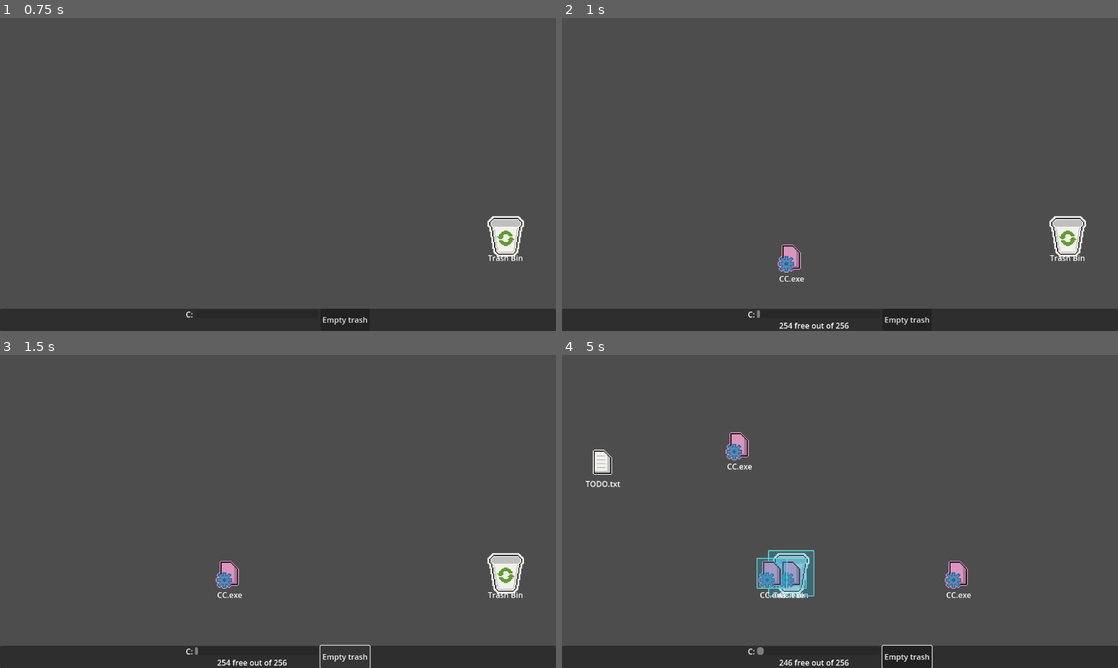
Above: before the commit, frames 1-4 (two rows, left to right).
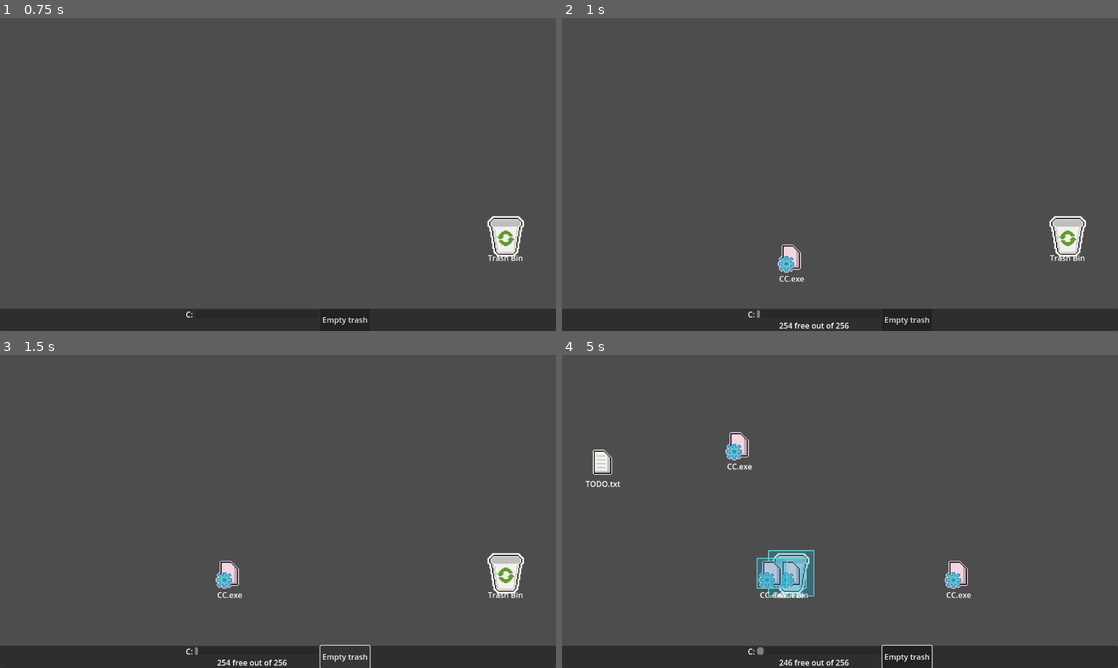
Above: after the commit, the same moments.

Repository: VileOar/ludum-dare-54
Game: Godot game, scene res://scenes/main.tscn
The game is run twice, just before and just after one commit, with the same random seed, the same clock (stepped at 60 frames per second) and the same inputs.
Inputs (mouse positions are in pixels of both pictures, inside the frame that each line leads up to):
- Up to frame 1 (0.75 s): click "Ok" at 0.5 s
- Up to frame 2 (1 s): no input
- Up to frame 3 (1.5 s): click "Empty trash" at 1.25 s
- Up to frame 4 (5 s): click "Empty trash" at 2 s; click "Empty trash" at 2.75 s; tap Enter at 3.5 s; drag from (1067, 574) to (789, 574) at 3.52 s; drag from (728, 527) to (789, 574) at 4.27 s

Frame 1 is identical in both runs. In frame 2, 0.3% of the frame differs, in the area x 38-43%, y 72-82%; in frame 3, 0.3%; in frame 4, 1.0%, in the area x 29-73%, y 24-75%.

Commit message:
added some more graphics

Diff:
--- a/assets/styles/select_stylebox.tres
+++ /dev/null
@@ -1,14 +0,0 @@
-[gd_resource type="StyleBoxTexture" load_steps=2 format=3 uid="uid://mywrcixpr5bb"]
-
-[ext_resource type="Texture2D" uid="uid://c0kt1jh1aw8dm" path="res://assets/gfx/panels/desktop_panels.png" id="1_1tuv6"]
-
-[resource]
-content_margin_left = 4.0
-content_margin_top = 4.0
-content_margin_right = 4.0
-content_margin_bottom = 4.0
-texture = ExtResource("1_1tuv6")
-texture_margin_left = 8.0
-texture_margin_top = 8.0
-texture_margin_right = 8.0
-texture_margin_bottom = 8.0
--- /dev/null
+++ b/assets/themes/default_theme.tres
@@ -0,0 +1,19 @@
+[gd_resource type="Theme" load_steps=3 format=3 uid="uid://cr14ypjrq1sus"]
+
+[ext_resource type="Texture2D" uid="uid://c0kt1jh1aw8dm" path="res://assets/gfx/panels/desktop_panels.png" id="1_xv5vh"]
+
+[sub_resource type="StyleBoxTexture" id="StyleBoxTexture_hast1"]
+content_margin_left = 4.0
+content_margin_top = 4.0
+content_margin_right = 4.0
+content_margin_bottom = 4.0
+texture = ExtResource("1_xv5vh")
+texture_margin_left = 8.0
+texture_margin_top = 8.0
+texture_margin_right = 8.0
+texture_margin_bottom = 8.0
+region_rect = Rect2(0, 0, 24, 24)
+
+[resource]
+SelectPanel/base_type = &"PanelContainer"
+SelectPanel/styles/panel = SubResource("StyleBoxTexture_hast1")
--- a/project.godot
+++ b/project.godot
@@ -24,6 +24,10 @@
 
 window/stretch/mode="viewport"
 
+[gui]
+
+theme/custom="res://assets/themes/default_theme.tres"
+
 [rendering]
 
 textures/canvas_textures/default_texture_filter=0
--- a/scenes/files/draggable_file.tscn
+++ b/scenes/files/draggable_file.tscn
@@ -1,9 +1,8 @@
-[gd_scene load_steps=12 format=3 uid="uid://dv0gqt42k76sy"]
+[gd_scene load_steps=11 format=3 uid="uid://dv0gqt42k76sy"]
 
 [ext_resource type="Script" path="res://scripts/draggable_file.gd" id="1_6b7ij"]
 [ext_resource type="Texture2D" uid="uid://jvf4uwwjq7gj" path="res://assets/gfx/desktop_icons/file_icons.png" id="2_qx6t0"]
 [ext_resource type="Texture2D" uid="uid://cwajhyeq7c5dd" path="res://assets/gfx/desktop_icons/big_icons.png" id="3_2q1sg"]
-[ext_resource type="StyleBox" uid="uid://mywrcixpr5bb" path="res://assets/styles/select_stylebox.tres" id="4_tpltf"]
 
 [sub_resource type="AtlasTexture" id="AtlasTexture_872bg"]
 atlas = ExtResource("2_qx6t0")
@@ -96,6 +95,7 @@
 vertical_alignment = 1
 
 [node name="SelectionArea" type="Area2D" parent="."]
+visible = false
 collision_layer = 2
 collision_mask = 2
 
@@ -111,6 +111,6 @@
 grow_horizontal = 2
 grow_vertical = 2
 mouse_filter = 2
-theme_override_styles/panel = ExtResource("4_tpltf")
+theme_type_variation = &"SelectPanel"
 
 [connection signal="gui_input" from="ColorRect" to="." method="_on_color_rect_gui_input"]
--- a/scripts/autoloads/global.gd
+++ b/scripts/autoloads/global.gd
@@ -20,7 +20,7 @@
 
 
 const EXPLODE_SPEED = 480.0
-const CORRUPTED_COLOUR = "e69ecd"
+const CORRUPTED_COLOUR = "ffe0f3"
 
 const file_properties = {
 	FileTypes.NORMAL: [
Binary file changed: assets/aseprite/desktop_panels.aseprite
Binary file changed: assets/gfx/panels/desktop_panels.png
